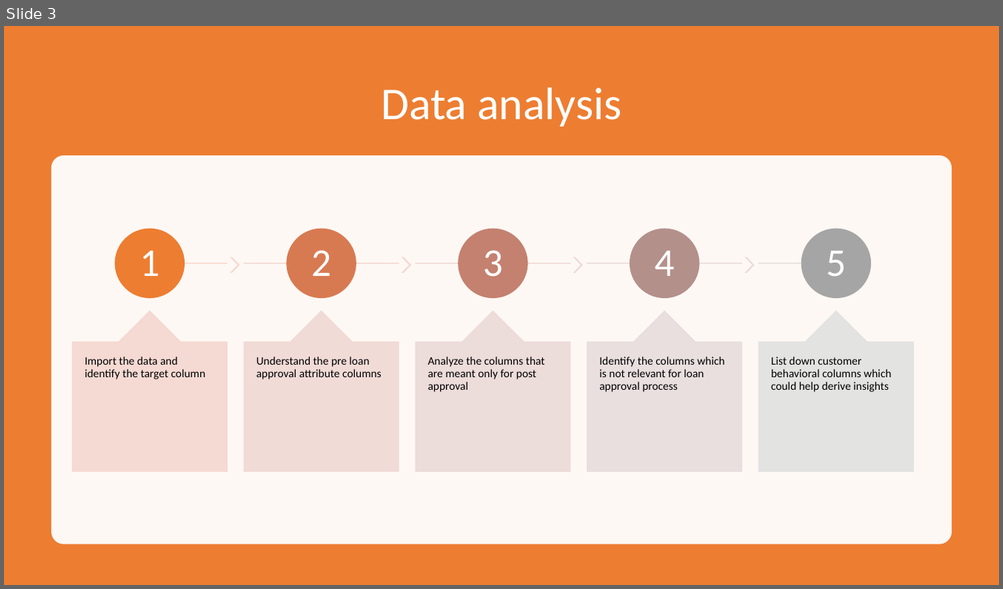
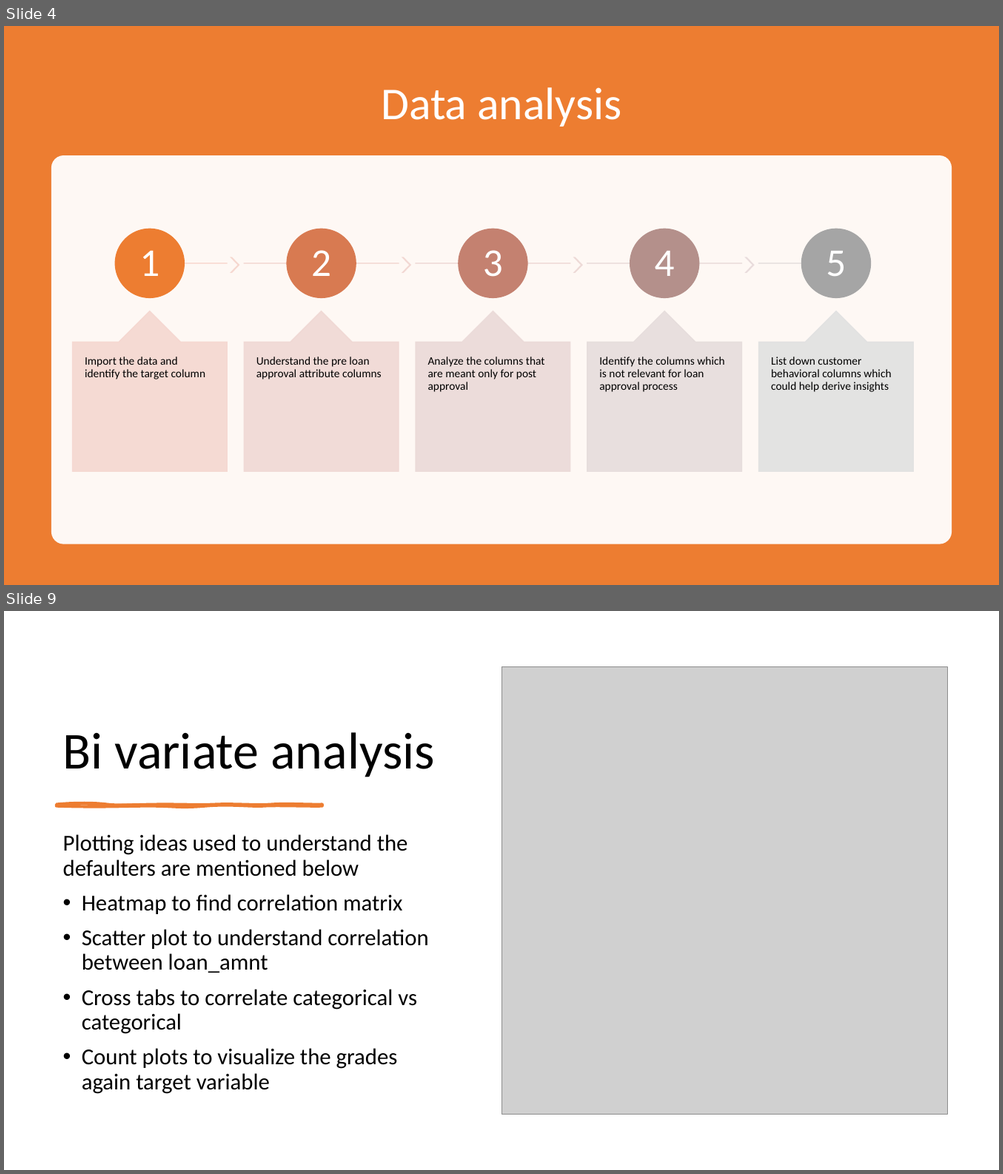
Before and after one commit to bharathsanjai/lending-club-case-study, a slide deck: lending-club-case-study.pptx. Shown one above the other, each under a label of ours: slide 3 before the commit, slides 4 and 9 after it; the slides between them are not shown. The pictures are 1003x589 and 1003x1174 pixels, drawn with LibreOffice and Linux fonts; fonts in the diff are those of the drawing; grey boxes stand for pictures. Boxes give left, top, right and bottom in pixels: in the first picture for what was removed or moved away, otherwise in the second. Text is boxed around its words. In the diff, an @@ line names an element or a change of style, - is before the commit and + after.

```diff
--- a/lending-club-case-study.pptx
+++ b/lending-club-case-study.pptx
@@ slide 9 added at box(4, 611, 999, 1170), background #FFFFFF @@
@@ picture added at box(502, 667, 947, 1115) @@
@@ title added at box(63, 732, 435, 777), 50 pt, text #000000 @@
+Bi variate analysis
@@ freeform shape added at box(57, 805, 322, 806), fill #ED7D31, outline #ED7D31 3 pt @@
@@ text added at box(63, 834, 428, 1094), 22 pt, text #000000 @@
+Plotting ideas used to understand the defaulters are mentioned below
+• Heatmap to find correlation matrix
+• Scatter plot to understand correlation between loan_amnt
+• Cross tabs to correlate categorical vs categorical
+• Count plots to visualize the grades again target variable
@@ what was slide 3 is now slide 4 @@
```
Also in this commit, not shown: 2 slides changed, 7 other slides added.
